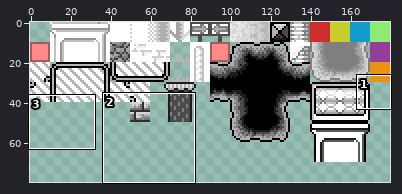
Two versions of one sprite sheet, map/level1/tileset.png. The first picture is a wide view before the edit; the outline marks the close-up.
Close-up. Old version:
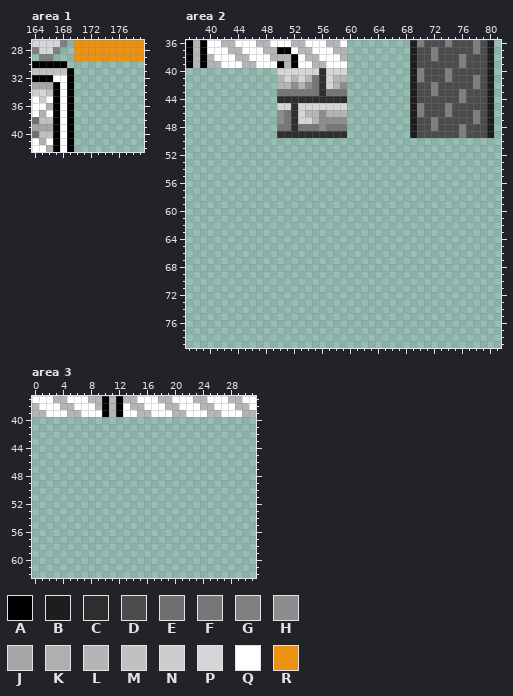
The file is 180x80 pixels. Colours within 5 levels of each other are drawn and written as one. Shown: area 1: x 164..179, y 27..42; area 2: x 37..81, y 36..79; area 3: x 0..31, y 37..62.
Palette (. is transparent): A #000000  B #1d1d1d  C #2f2f2f  D #4c4c4c  E #6f6f6f  F #767676  G #7f7f7f  H #8d8d8d  J #a5a5a5  K #afafaf  L #b5b5b5  M #c1c1c1  N #cdcdcd  P #d6d6d6  Q #ffffff  R #ec9212
Pixels before, area 1, first column x 164:
27 PPPPG.RRRRRRRRRR
28 GPPG..RRRRRRRRRR
29 .GG...RRRRRRRRRR
30 AAAAA...........
31 MMMMMA..........
32 AAAQQA..........
33 JJJAQA..........
34 NPMAQA..........
35 QNQAQA..........
36 QQKAQA..........
37 QKQAQA..........
38 EMMAQA..........
39 JJJAQA..........
40 EMMAQA..........
41 QKQAQA..........
42 QQKAQA..........
Pixels before, area 2, first column x 37:
36 ALAQQLLQQQLLQQQLLQQQLLQ.........BGDDDGDDDGDB
37 ALAQQQLLQQQLLAAQLLQQQLL.........BDDGDDDDDGDB
38 ALALQQQLLQQQLLLAQLLQQQL.........BDDGDDDGDDDB
39 ALALLQQQLLQQQALAQQLLQQQ.........BDDDDDDGDDDB
40 .............PPPPPPCPPP.........BGDDDGDDDDDB
41 .............LPLPLFCPLL.........BGDDDGDDDGDB
42 .............LLHLHFCPLH.........BDDGDDDDDGDB
43 .............FFFFFFCFFF.........BDDGDDDGDDDB
44 .............CCCCCCCCCC.........BDDDDDDGDDDB
45 .............PPCPPPPPPP.........BGDDDGDDDDDB
46 .............HFCPLLHLLL.........BGDDDGDDDGDB
47 .............HFCPPLHHHH.........BDDGDDDDDGDB
48 .............FFCFFFHFFF.........BDDGDDDGDDDB
49 .............CCCCCCCCCC.........BDDDDDDGDDDB
Pixels before, area 3, first column x 0:
37 QQQLLQQQLLALALLQQQLLQQQLLQQQLLQQ
38 LQQQLLQQQLALAQLLQQQLLQQQLLQQQLLQ
39 LLQQQLLQQQALAQQLLQQQLLQQQLLQQQLL
After:
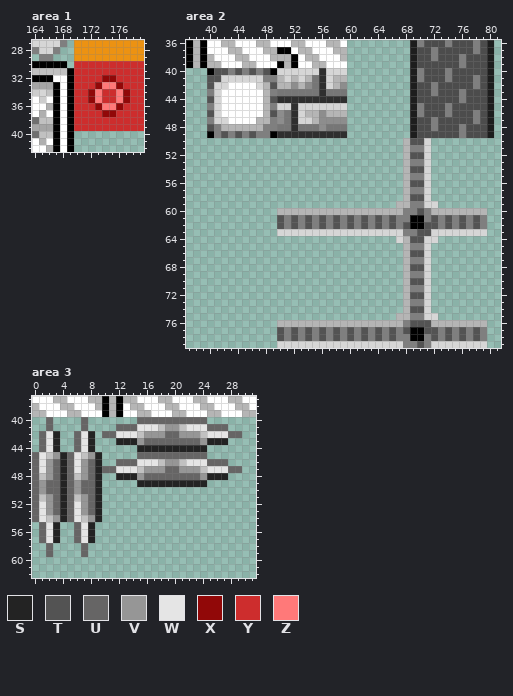
Colours new in this view: S #232323  T #535353  U #666565  V #969696  W #e5e5e5  X #910808  Y #cd2d2d  Z #ff7979
The edit:
Changed rows in their new state; - is an unchanged pixel.
Area 1:
first column x 170:
30 YYYYYYYYYY
31 YYYYYYYYYY
32 YYYYXXYYYY
33 YYYXZZXYYY
34 YYXZYYZXYY
35 YYXZYYZXYY
36 YYYXZZXYYY
37 YYYYXXYYYY
38 YYYYYYYYYY
39 YYYYYYYYYY
Area 2:
first column x 40:
40 ATTGTGTGTA------------------------------
41 TTPPPPPPGG------------------------------
42 TPPQQQQPLT------------------------------
43 GPQQQQQQLG------------------------------
44 TPQQQQQQLT------------------------------
45 GPQQQQQQLG------------------------------
46 TPQQQQQQLT------------------------------
47 GPPQQQQLLG------------------------------
48 TGLLLLLLGG------------------------------
49 AGTGTGTGGA------------------------------
50 ----------------------------LTTP--------
51 ----------------------------LGGP--------
52 ----------------------------LTTP--------
53 ----------------------------LGGP--------
54 ----------------------------LTTP--------
55 ----------------------------LGGP--------
56 ----------------------------LTTP--------
57 ----------------------------LGGP--------
58 ----------------------------LTTP--------
59 ---------------------------LLGGPP-------
60 ----------LLLLLLLLLLLLLLLLLLGGTGLLLLLLLL
61 ----------TGTGTGTGTGTGTGTGTGGAAGTGTGTGTG
62 ----------TGTGTGTGTGTGTGTGTGTAATTGTGTGTG
63 ----------PPPPPPPPPPPPPPPPPPGGTTPPPPPPPP
64 ---------------------------PLTTPP-------
65 ----------------------------LGGP--------
66 ----------------------------LTTP--------
67 ----------------------------LGGP--------
68 ----------------------------LTTP--------
69 ----------------------------LGGP--------
70 ----------------------------LTTP--------
71 ----------------------------LGGP--------
72 ----------------------------LTTP--------
73 ----------------------------LGGP--------
74 ----------------------------LTTP--------
75 ---------------------------LLGGPP-------
76 ----------LLLLLLLLLLLLLLLLLLGTTTLLLLLLLL
77 ----------TGTGTGTGTGTGTGTGTGTAATTGTGTGTG
78 ----------TGTGTGTGTGTGTGTGTGGAAGTGTGTGTG
79 ----------PPPPPPPPPPPPPPPPPPGGTGPPPPPPPP
Area 3:
first column x 0:
40 --U----U-------UUUUUUUUUU-----
41 --U----U----UUUWWWMVVMWWWUUU--
42 -UWS--UWS-UUWWWMVVVUUVVVMWWWUU
43 -UWS--UWS---SSSVUUUUUUUUVSSS--
44 -UWS--UWS------SSSSSSSSSS-----
45 UWMVSUWMVS-----UUUUUUUUUU-----
46 UWVUSUWVUS--UUUWWWMVVMWWWUUU--
47 UWVUSUWVUSUUWWWMVVVUUVVVMWWWUU
48 UMVUSUMVUS--SSSVUUUUUUUUVSSS--
49 UVUUSUVUUS-----SSSSSSSSSS-----
50 UVUUSUVUUS--------------------
51 UMVUSUMVUS--------------------
52 UWVUSUWVUS--------------------
53 UWVUSUWVUS--------------------
54 UWMVSUWMVS--------------------
55 -UWS--UWS---------------------
56 -UWS--UWS---------------------
57 -UWS--UWS---------------------
58 --U----U----------------------
59 --U----U----------------------
Changed places in both close-ups, as pixel boxes (x1, y1, x2, y2):
added: (74, 61, 144, 131)
added: (207, 68, 277, 138)
added: (277, 138, 487, 348)
added: (32, 417, 242, 557)
